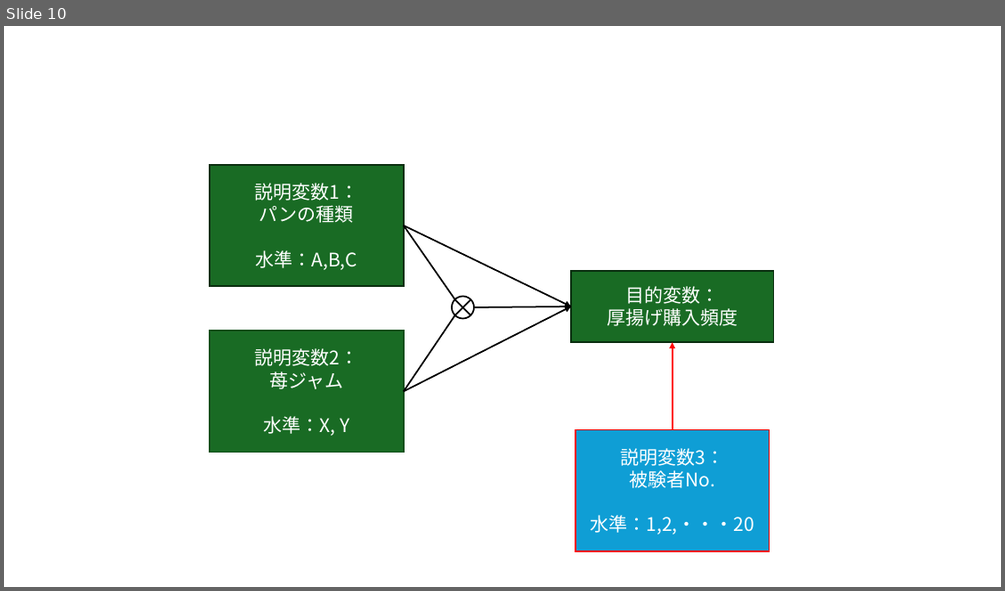
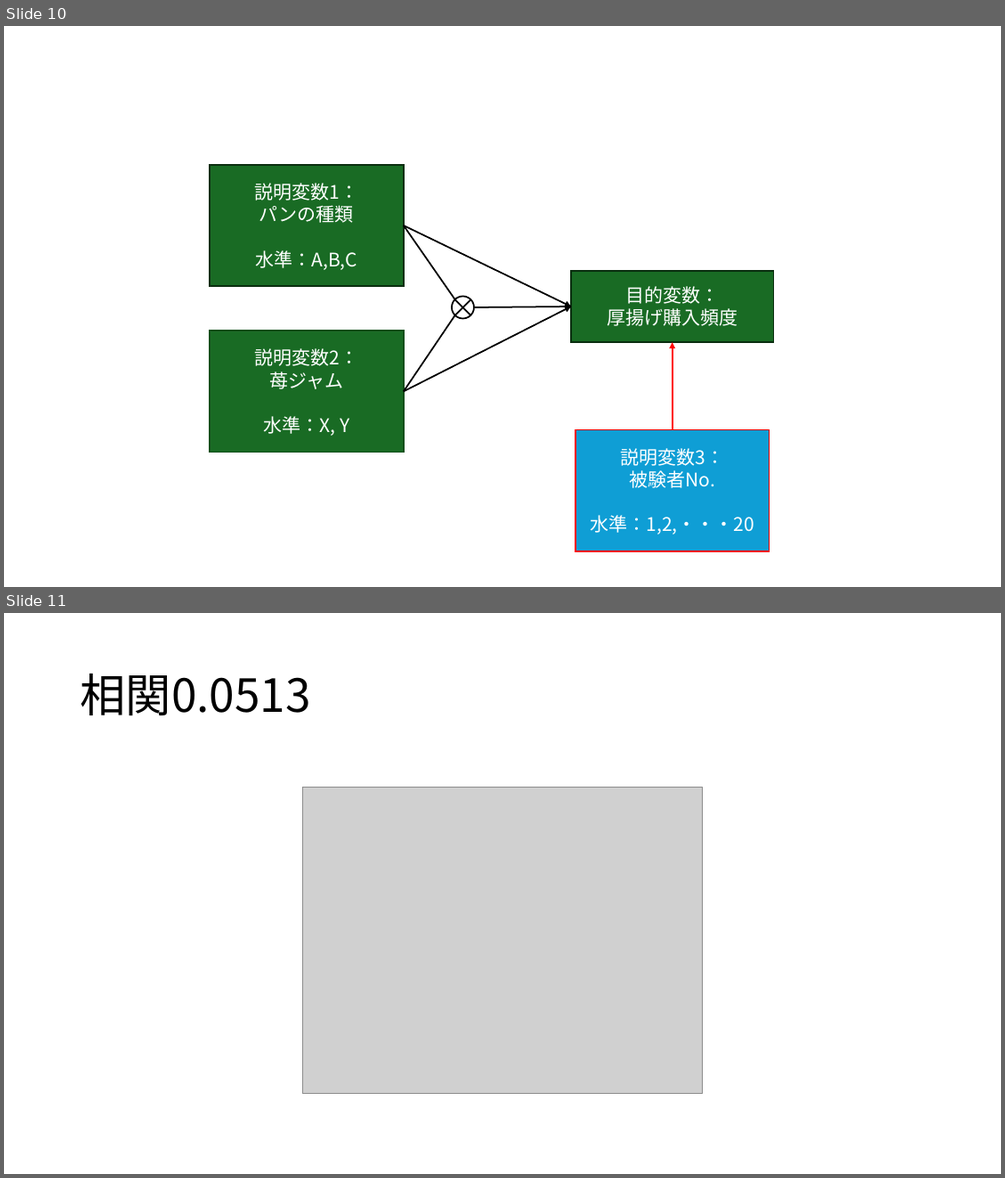
Before and after one commit to b-fujino/RLessonText, a slide deck: Img/AnovaModeling.pptx. Shown one above the other, each under a label of ours: slide 10 before the commit, slides 10 and 11 after it. The pictures are 1005x591 and 1005x1178 pixels, drawn with LibreOffice and Linux fonts; fonts in the diff are those of the drawing; grey boxes stand for pictures. Boxes give left, top, right and bottom in pixels: in the first picture for what was removed or moved away, otherwise in the second. Text is boxed around its words. In the diff, an @@ line names an element or a change of style, - is before the commit and + after.

Commit message:
相関について大分書いた

```diff
--- a/Img/AnovaModeling.pptx
+++ b/Img/AnovaModeling.pptx
@@ slide 11 added at (4, 613, 1001, 1174), background #FFFFFF @@
@@ title added at (80, 674, 310, 715), 44 pt, text #000000 @@
+相関0.0513
@@ picture added at (302, 787, 703, 1093) @@
```
Also in this commit, not shown: 5 other slides added, 2 slides removed, 18 other files.
